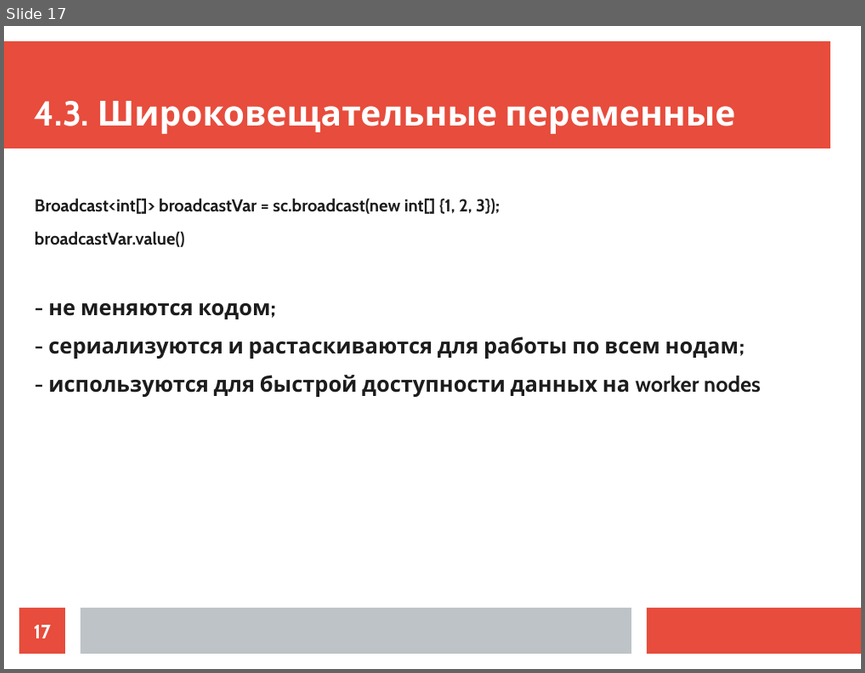
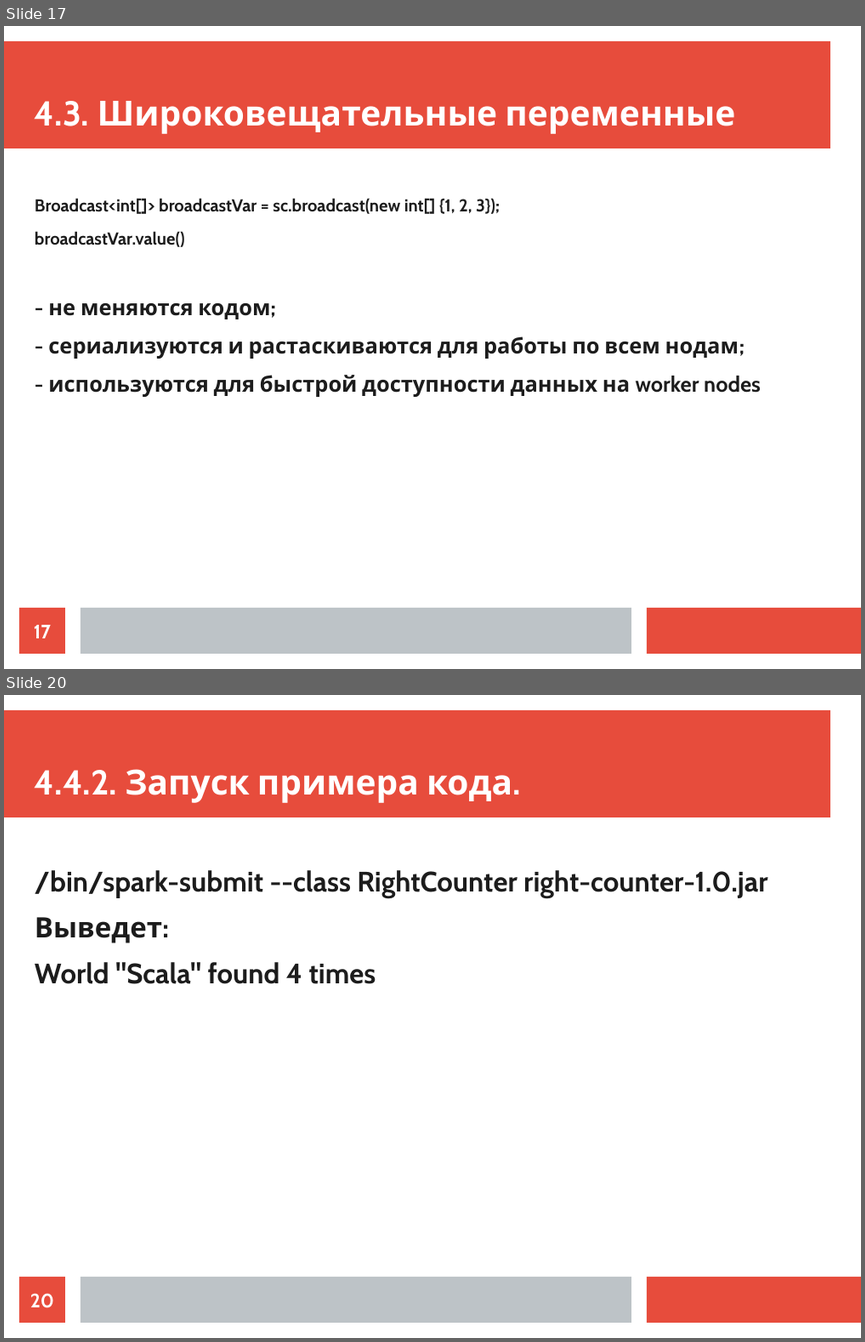
Before and after one commit to ilya1st/spark-samples, a slide deck: report_plan/report.odp. Shown one above the other, each under a label of ours: slide 17 before the commit, slides 17 and 20 after it; the slides between them are not shown. The pictures are 865x673 and 865x1342 pixels, drawn with LibreOffice and Linux fonts; fonts in the diff are those of the drawing. Boxes give left, top, right and bottom in pixels: in the first picture for what was removed or moved away, otherwise in the second. Text is boxed around its words. In the diff, an @@ line names an element or a change of style, - is before the commit and + after.

```diff
--- a/report_plan/report.odp
+++ b/report_plan/report.odp
@@ slide 20 added at box(4, 695, 861, 1338), background #FFFFFF; not listed: 3 template elements that a slide beside it also shows @@
@@ title added at box(35, 769, 512, 803), 32 pt, text #FFFFFF, bold @@
+4.4.2. Запуск примера кода.
@@ text added at box(35, 870, 767, 984), 26 pt, text #1C1C1C, bold @@
+/bin/spark-submit --class RightCounter right-counter-1.0.jar
+Выведет:
+World "Scala" found 4 times
@@ page number added at box(19, 1276, 65, 1322), fill #E74C3C, 18 pt, text #FFFFFF, bold @@
+20
```
Also in this commit, not shown: 3 slides changed, 12 other slides added, 6 slides removed, 2 other files.
